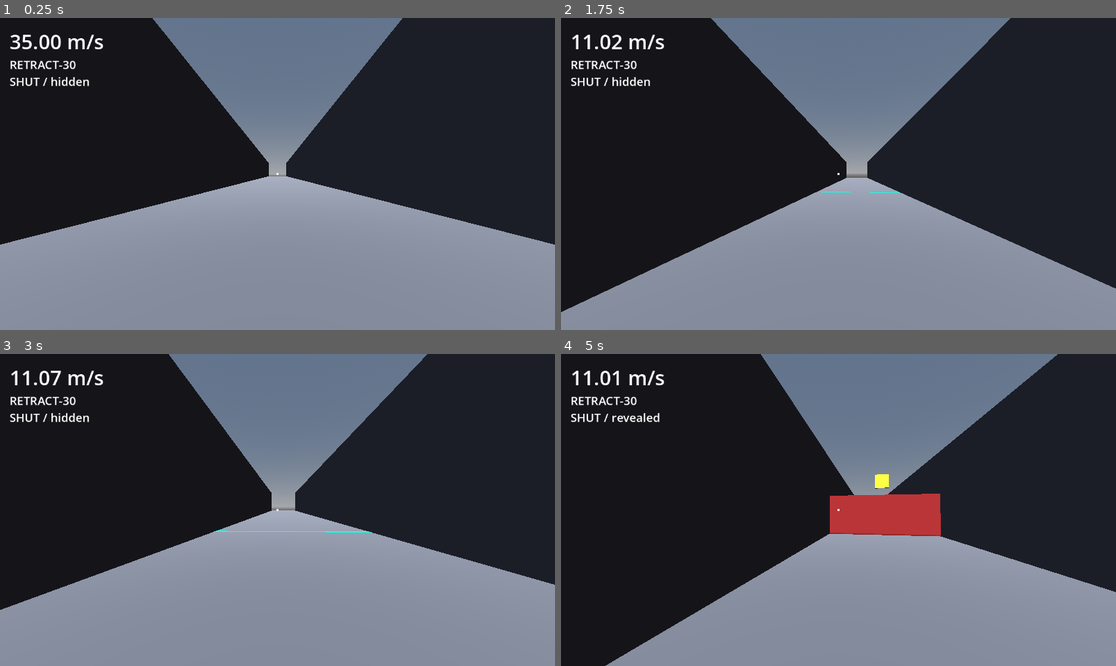
Above: before the commit, frames 1-4 (two rows, left to right).
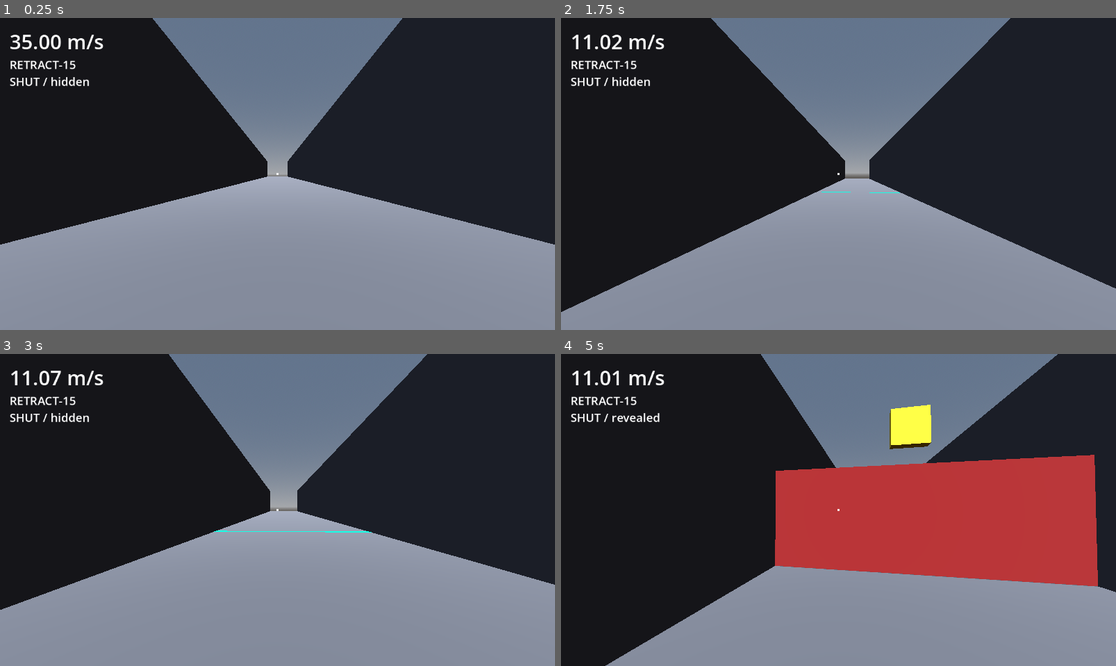
Above: after the commit, the same moments.

Repository: Crawford-Young/what-is-dark
Game: Godot game, scene res://scenes/gate_lab.tscn
Two runs of this game, one before a commit and one after it. Both use one fixed random seed, a clock stepped at 60 frames per second and the inputs below. This scene is started directly instead of the project's main scene.
Inputs (mouse positions are in pixels of both pictures, inside the frame that each line leads up to):
- Up to frame 1 (0.25 s): no input
- Up to frame 2 (1.75 s): tap Enter at 0.5 s; move the mouse to (866, 174) at 0.52 s; hold Space (jump) 0.53-1.28 s; hold W (move_forward) from 0.53 s (still down); click (866, 174) at 0.67 s; move the mouse to (810, 174) at 1.27 s; click (810, 174) at 1.35 s; tap Space (jump) at 1.52, 1.55 s
- Up to frame 3 (3 s): keep holding W (move_forward); tap Space (jump) at 1.82, 2.3 s; move the mouse to (288, 503) at 2.02 s; hold Q (glance) 2.03-2.78 s; move the mouse to (271, 516) at 2.77 s; tap Shift at 2.85 s; click (271, 516) at 2.92 s
- Up to frame 4 (5 s): keep holding W (move_forward); tap Space (jump) at 3.02, 3.05, 3.32, 4.52, 4.55, 4.82 s; move the mouse to (877, 513) at 3.52 s; hold Space (jump) 3.53-4.28 s; tap Alt at 3.6 s; move the mouse to (794, 506) at 4.27 s; tap Ctrl at 4.35 s

The runs differ from the first frame. In frame 1, less than 0.1% of the frame differs, in the area x 11-52%, y 13-51%; in frame 2, less than 0.1%; in frame 3, less than 0.1%; in frame 4, 20%, in the area x 11-97%, y 13-75%.

Commit message:
feat: shorten the gate-lab grid to 15/20/30/40 m
What: GATE_DISTANCES 30/40/50/60 -> 15/20/30/40 (the checklist's
  downward boundary extension, applied ahead of the N=5 campaign by
  user ruling 2026-10-14 after ride 2: "way to much time to prepare").
  Still 9 lanes; the 50/60 gates move to 15/20. TIMED-50 unchanged.
  Smoke-test station labels follow. The moving-spawn comment and the
  repo CLAUDE.md gate-lab entry now say what ride 2 measured: landing
  bleeds 35 -> ~11 m/s unless jump is held, line speed 15-19 m/s, kept
  as natural speed (user: "i like the current speeds... still be
  doable without bhops for the most part").
Verified: `just test` -> rc 0, Scripts 20, 290/290, 0 SCRIPT ERROR;
  `just launch` and headless 600-frame gate_lab launch -> rc 0, 0
  ERROR/WARNING.
Next: cherry-pick the probe (0e0a5b8) as a new DEBUG PROBE commit,
  then probe ride 3 on the new grid. Baseline SHA for the probe
  revert advances to this commit.
Ruled out: a speed lock to the line (user kept natural speed);
  keeping 50/60 rungs (ride 2 spare 34-53 m there).

Co-Authored-By: Claude Opus 5.5 <noreply@anthropic.com>

Diff:
--- a/scripts/gate_lab.gd
+++ b/scripts/gate_lab.gd
@@ -13,14 +13,14 @@
 ## Station cycling follows the surf_lab pattern.
 ## Keys: N/P = next/previous station, R = restart the current station.
 
-const GATE_DISTANCES := [30.0, 40.0, 50.0, 60.0]  ## approach line -> gate near edge, m
+const GATE_DISTANCES := [15.0, 20.0, 30.0, 40.0]  ## approach line -> gate near edge, m
 const TIMED_DISTANCE := 50.0  ## the timed gate's fixed approach distance
 const TIMED_WINDOW := 1.5  ## initial timed re-close window, s (T8 sweeps it)
-const RUN_UP_LENGTH := 60.0  ## spawn -> approach line (the rider is already at speed)
-const SPAWN_SPEED := 35.0  ## m/s along the lane at every spawn (measured line speed 34-39)
+const RUN_UP_LENGTH := 60.0  ## spawn -> approach line
+const SPAWN_SPEED := 35.0  ## m/s along the lane at every spawn (ride-1 line speed 34-39)
 const SPAWN_HEIGHT := 1.5  ## spawn origin y: ~0.6 m above standing rest (capsule 1.8 m), so
-## the rider starts airborne and ground friction (FRICTION 4 -> ~7%/tick) cannot bleed
-## SPAWN_SPEED before the first hop lands.
+## the rider starts airborne. Landing without jump held still bleeds it to ~11 m/s; ride 2
+## crossed the line at 15-19 m/s, kept as natural speed (user ruling 2026-10-14).
 const SPAWN_BACK := 4.0  ## floor extends this far behind the spawn (+z)
 const RUNOUT_LENGTH := 60.0  ## floor past a retract gate
 const LANDING_LENGTH := 40.0  ## landing floor past a deploy gate's void gap
--- a/tests/unit/test_gate_lab_smoke.gd
+++ b/tests/unit/test_gate_lab_smoke.gd
@@ -1,14 +1,14 @@
 extends GutTest
 
 const EXPECTED_STATIONS := {
+	"RETRACT-15": ["retract", GateLogic.NO_RECLOSE],
+	"RETRACT-20": ["retract", GateLogic.NO_RECLOSE],
 	"RETRACT-30": ["retract", GateLogic.NO_RECLOSE],
 	"RETRACT-40": ["retract", GateLogic.NO_RECLOSE],
-	"RETRACT-50": ["retract", GateLogic.NO_RECLOSE],
-	"RETRACT-60": ["retract", GateLogic.NO_RECLOSE],
+	"DEPLOY-15": ["deploy", GateLogic.NO_RECLOSE],
+	"DEPLOY-20": ["deploy", GateLogic.NO_RECLOSE],
 	"DEPLOY-30": ["deploy", GateLogic.NO_RECLOSE],
 	"DEPLOY-40": ["deploy", GateLogic.NO_RECLOSE],
-	"DEPLOY-50": ["deploy", GateLogic.NO_RECLOSE],
-	"DEPLOY-60": ["deploy", GateLogic.NO_RECLOSE],
 	"TIMED-50": ["retract", 1.5],
 }
 
Not shown, changed: CLAUDE.md
